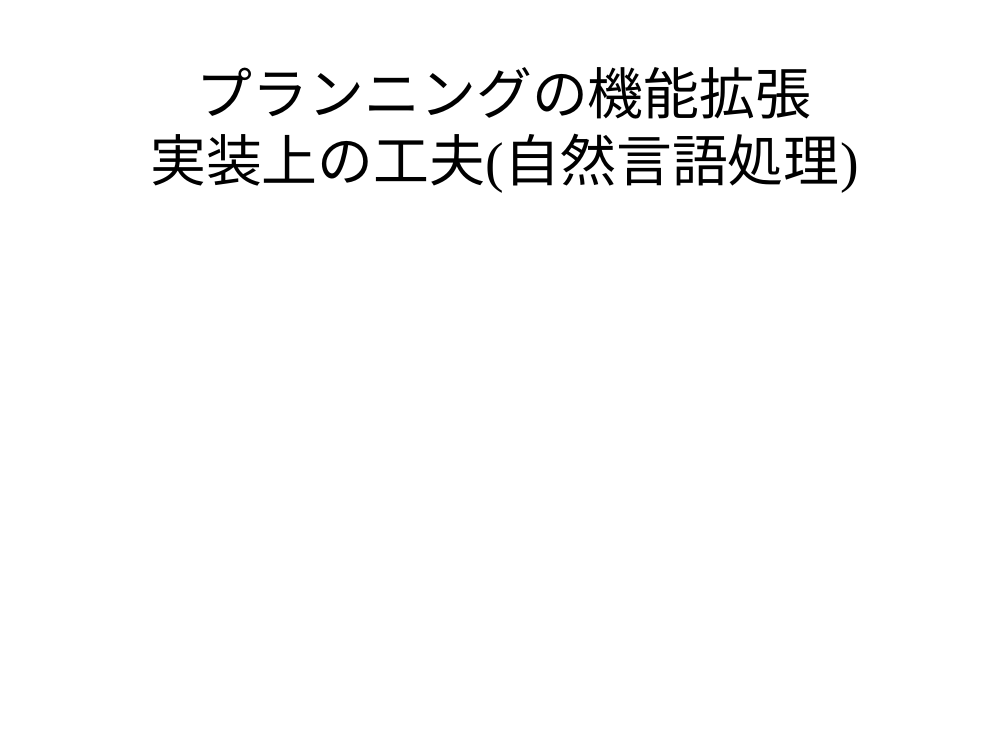
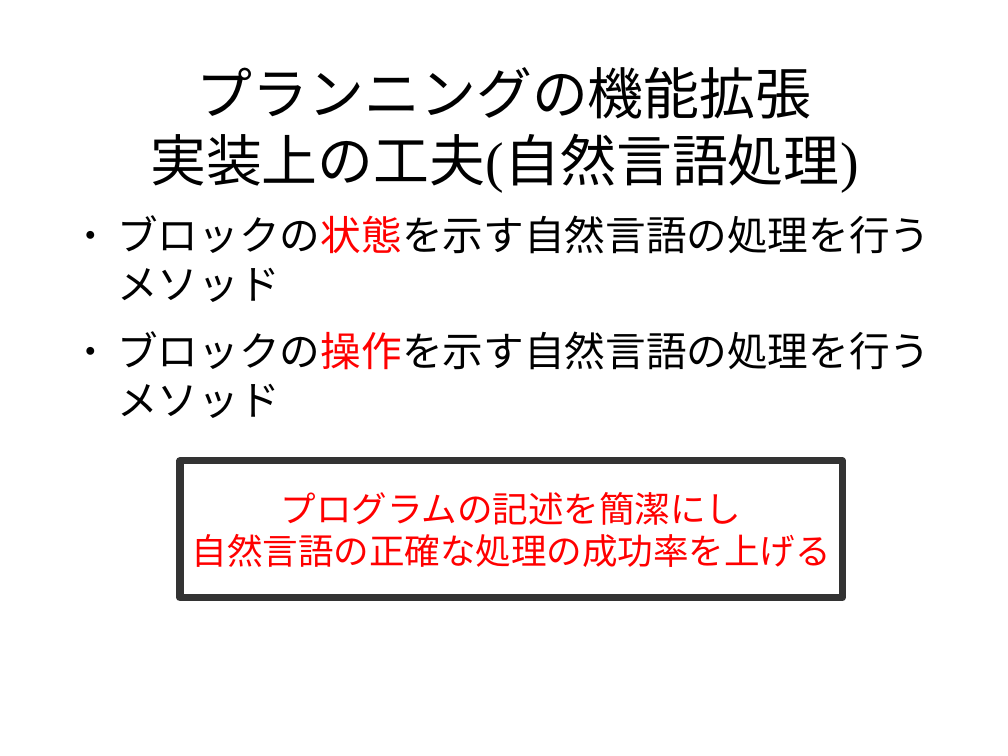
Before and after one commit to pamyupamyu/rep8, a slide deck: slide 15 of グループ1 発表スライド.odp (slide 11 before the commit). Drawn at 1008x756 pixels with LibreOffice and Linux fonts; fonts in the diff are those of the drawing; background and template pictures are left out. Boxes give left, top, right and bottom in pixels: in the first picture for what was removed or moved away, otherwise in the second. Text is boxed around its words. In the diff, an @@ line names an element or a change of style, - is before the commit and + after.

```diff
--- a/グループ1 発表スライド.odp
+++ b/グループ1 発表スライド.odp
@@ text added at box(117, 215, 930, 418), 32 pt, text #000000 @@
+● ブロックの状態を示す自然言語の処理を行うメソッド
+● ブロックの操作を示す自然言語の処理を行うメソッド
@@ rectangle added at box(180, 461, 842, 598), fill #FFFFFF, outline #333333 5.67 pt, 28 pt, text #FF0000 @@
+プログラムの記述を簡潔にし
+自然言語の正確な処理の成功率を上げる
```
Also in this commit, not shown: 1 other slide changed, 2 slides added.
